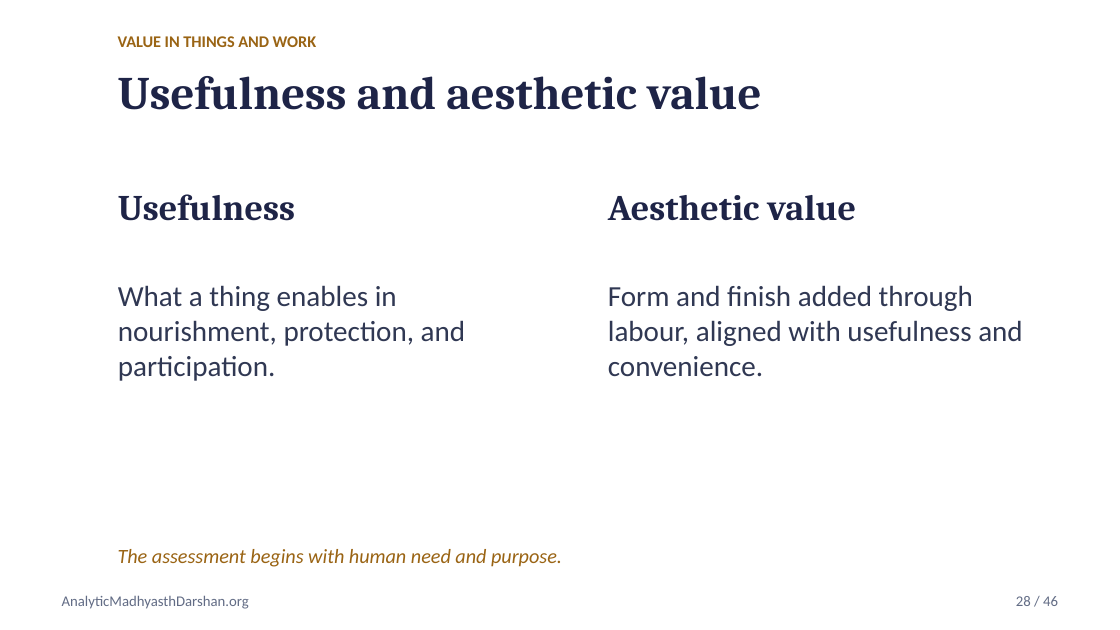
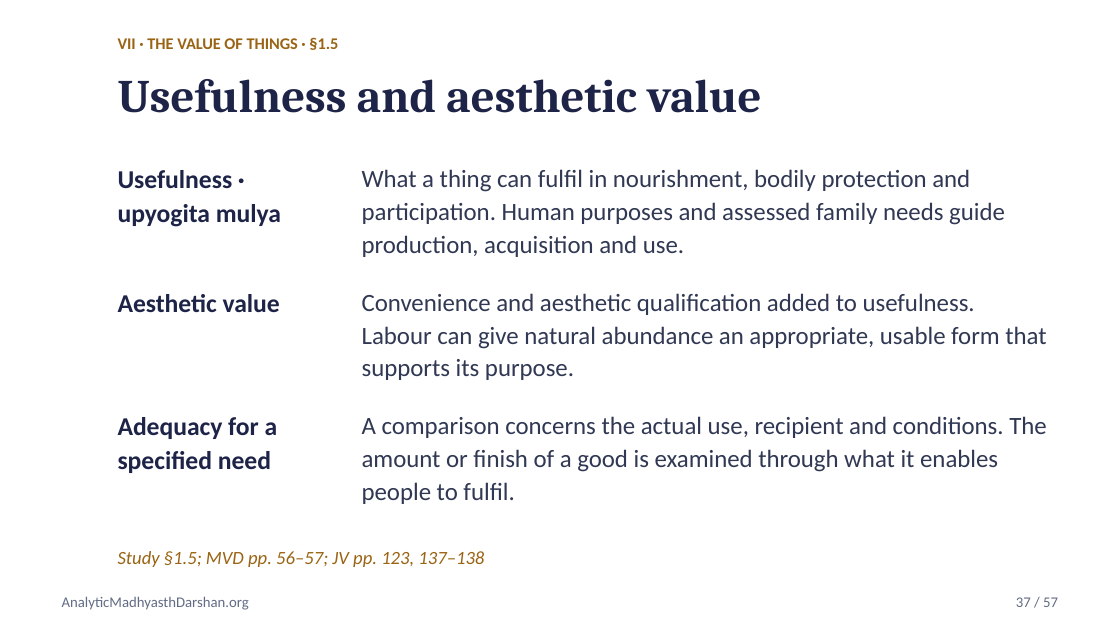
Before and after one commit to raghavamohan/AnalyticMadhyasthDarshan, a slide deck: slide 37 of Studies/Axiology-Value-Theory/Axiology-Value-Theory-Madhyasth-Darshan.pptx (slide 28 before the commit). Drawn at 1120x630 pixels with LibreOffice and Linux fonts; fonts in the diff are those of the drawing. Boxes give left, top, right and bottom in pixels: in the first picture for what was removed or moved away, otherwise in the second. Text is boxed around its words. In the diff, an @@ line names an element or a change of style, - is before the commit and + after.

Commit message:
Expand axiology companion deck with detailed value framework

```diff
--- a/Studies/Axiology-Value-Theory/Axiology-Value-Theory-Madhyasth-Darshan.pptx
+++ b/Studies/Axiology-Value-Theory/Axiology-Value-Theory-Madhyasth-Darshan.pptx
@@ text "Usefulness and aesthetic value" at [118,79,762,113]: line spacing 1 to 1.1 @@
@@ text at [118,37,338,50]: text changed @@
-VALUE IN THINGS AND WORK
+VII · THE VALUE OF THINGS · §1.5
@@ text at [118,170,281,227]: text changed; size 23.2 to 16.5 pt; font Cambria to Calibri @@
-Usefulness
+Usefulness · upyogita mulya
@@ text added at [362,169,1005,257], 16 pt, text #303853 @@
+What a thing can fulfil in nourishment, bodily protection and participation. Human purposes and assessed family needs guide production, acquisition and use.
@@ text "Aesthetic value": place and size @@
-text "Aesthetic value" at [608,195,856,221]
+text "Aesthetic value" at [118,294,280,312]
@@ text "Aesthetic value" at [118,294,280,312]: size 23.2 to 16.5 pt, font Cambria to Calibri; line spacing 1 to 1.1 @@
@@ text removed at [118,285,465,381] @@
-What a thing enables in nourishment, protection, and participation.
@@ text added at [362,293,1046,380], 16 pt, text #303853 @@
+Convenience and aesthetic qualification added to usefulness. Labour can give natural abundance an appropriate, usable form that supports its purpose.
@@ text removed at [608,285,1022,376] @@
-Form and finish added through labour, aligned with usefulness and convenience.
@@ text added at [118,417,278,473], 16.5 pt, text #1E2447, bold @@
+Adequacy for a specified need
@@ text added at [362,416,1046,504], 16 pt, text #303853 @@
+A comparison concerns the actual use, recipient and conditions. The amount or finish of a good is examined through what it enables people to fulfil.
@@ text at [118,551,484,567]: text changed; size 13 to 12 pt @@
-The assessment begins with human need and purpose.
+Study §1.5; MVD pp. 56–57; JV pp. 123, 137–138
@@ text at [1016,597,1058,607]: text changed @@
-28 / 46
+37 / 57
```
Also in this commit, not shown: 18 other slides changed, 38 slides added, 27 slides removed, 1 other file.
